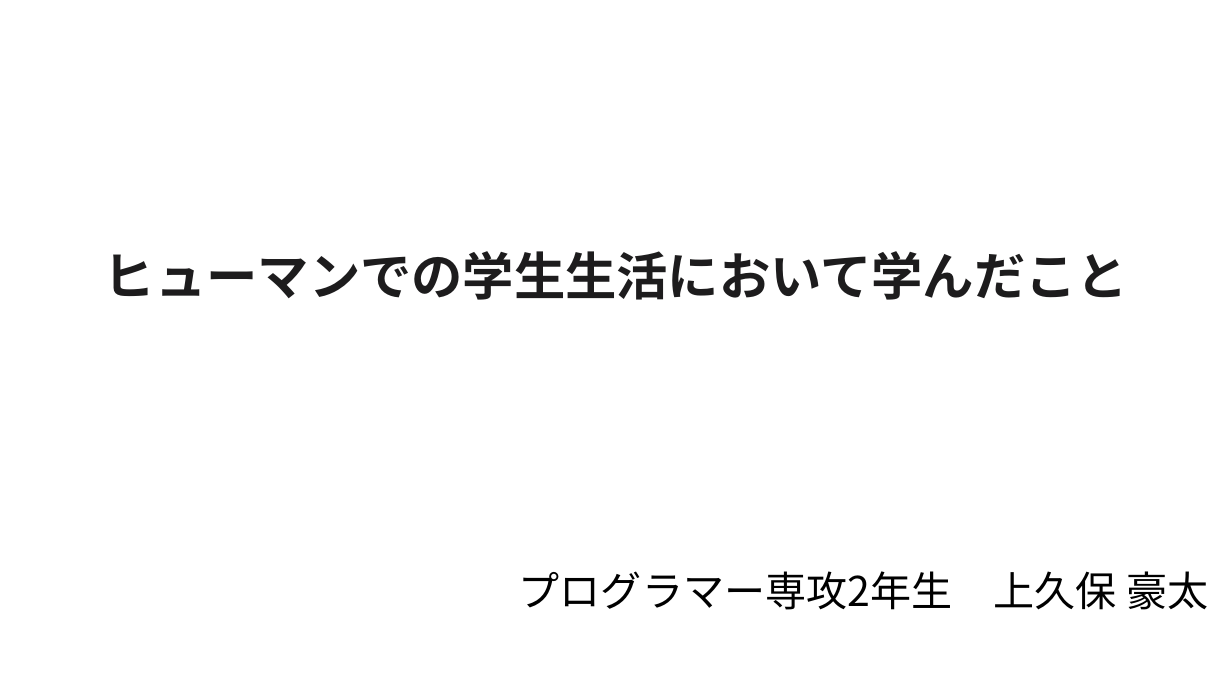
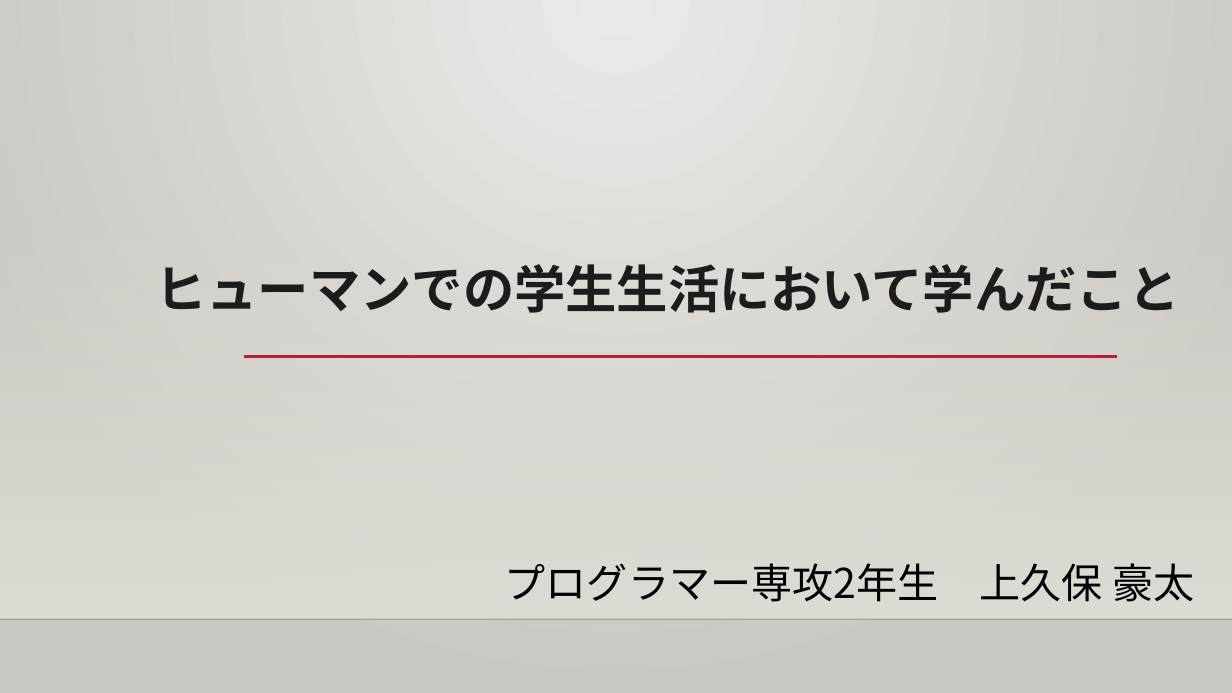
Before and after one commit to human-osaka-game-2019/2020NWProgrammingLatterTermExam, a slide deck: slide 1 of 情報リテラシー/上久保 豪太/ヒューマンでの学生生活において学んだこと.pptx. Drawn at 1232x693 pixels with LibreOffice and Linux fonts; fonts in the diff are those of the drawing; background and template pictures are left out. Boxes give left, top, right and bottom in pixels: in the first picture for what was removed or moved away, otherwise in the second. Text is boxed around its words. In the diff, an @@ line names an element or a change of style, - is before the commit and + after.

```diff
--- a/情報リテラシー/上久保 豪太/ヒューマンでの学生生活において学んだこと.pptx
+++ b/情報リテラシー/上久保 豪太/ヒューマンでの学生生活において学んだこと.pptx
@@ background #FFFFFF to gradient #ECEAE7 to #CAC7C1 @@
@@ rectangle added at (0, 204, 1232, 619), fill gradient #DFDBD5 @@
@@ title "ヒューマンでの学生生活において学んだこと": place and size @@
-title "ヒューマンでの学生生活において学んだこと" at (104, 251, 1128, 300)
+title "ヒューマンでの学生生活において学んだこと" at (155, 264, 1179, 313)
@@ title "ヒューマンでの学生生活において学んだこと" at (155, 264, 1179, 313): alignment centre to left @@
@@ line added from (244, 357) to (1117, 357), #B71E42 2.5 pt @@
@@ subtitle "プログラマー専攻2年生 上久保 豪太": place and size @@
-subtitle "プログラマー専攻2年生 上久保 豪太" at (519, 571, 1208, 610)
+subtitle "プログラマー専攻2年生 上久保 豪太" at (505, 563, 1194, 602)
@@ subtitle "プログラマー専攻2年生 上久保 豪太" at (505, 563, 1194, 602): alignment centre to left; line spacing 0.9 to 1.2 @@
@@ line added from (0, 619) to (1232, 619), #000001 1 pt @@
```
Also in this commit, not shown: 14 other slides changed.
